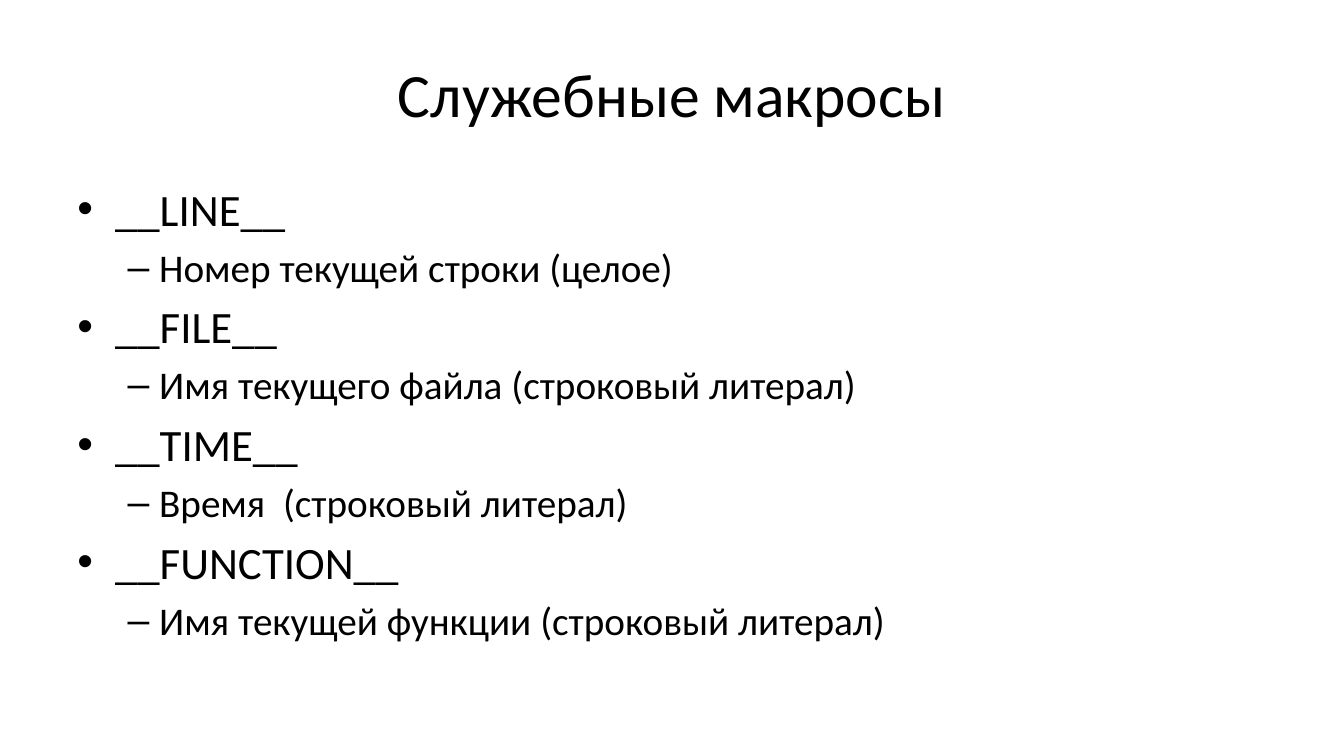
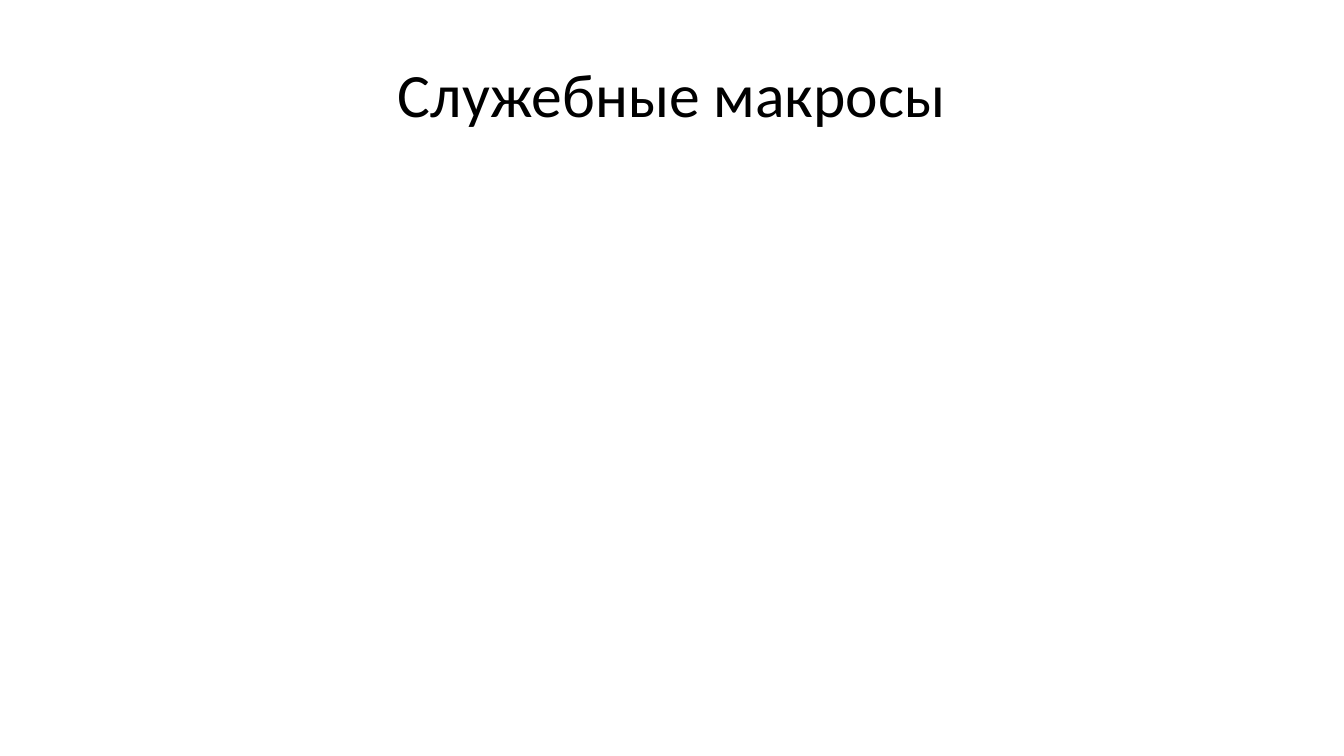
Before and after one commit to Evgueni-Petrov-aka-espetrov/Algorithms-and-Programming-in-C-pptx, a slide deck: slide 137 of 25 Препроцессор языка Си.pptx (slide 18 before the commit). Drawn at 1344x756 pixels with LibreOffice and Linux fonts; fonts in the diff are those of the drawing. Boxes give left, top, right and bottom in pixels: in the first picture for what was removed or moved away, otherwise in the second. Text is boxed around its words. In the diff, an @@ line names an element or a change of style, - is before the commit and + after.

```diff
--- a/25 Препроцессор языка Си.pptx
+++ b/25 Препроцессор языка Си.pptx
@@ text removed at (115, 197, 885, 642) @@
-• __LINE__
-  – Номер текущей строки (целое)
-• __FILE__
-  – Имя текущего файла (строковый литерал)
-• __TIME__
-  – Время (строковый литерал)
-• __FUNCTION__
-  – Имя текущей функции (строковый литерал)
```
Also in this commit, not shown: 17 other slides changed, 167 slides added, 2 slides removed.
